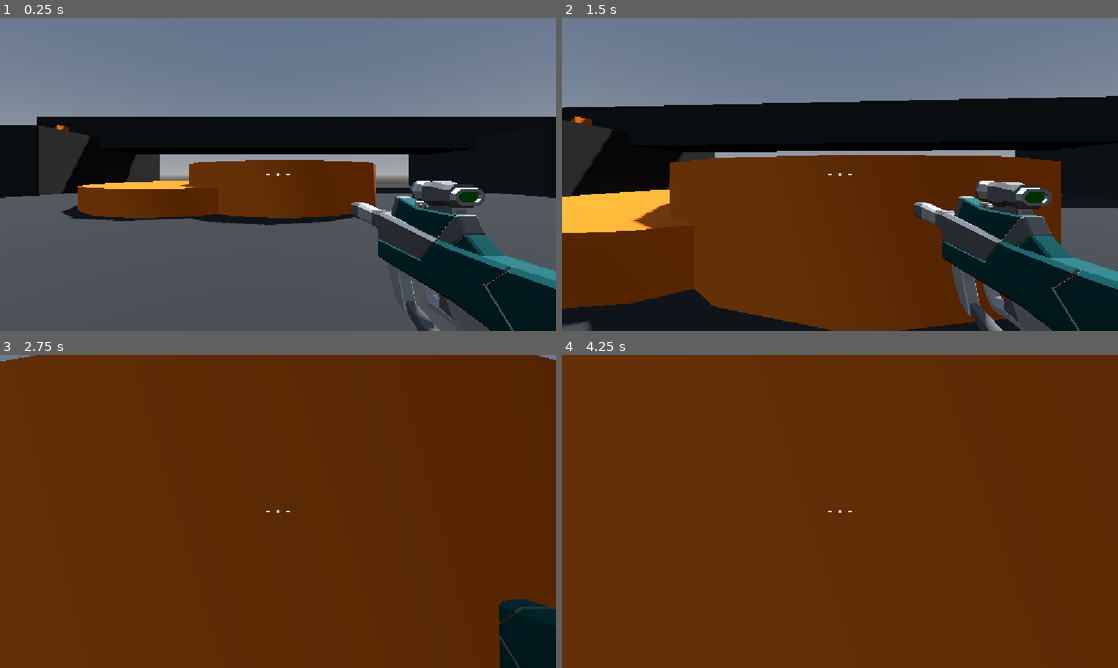
Above: before the commit, frames 1-4 (two rows, left to right).
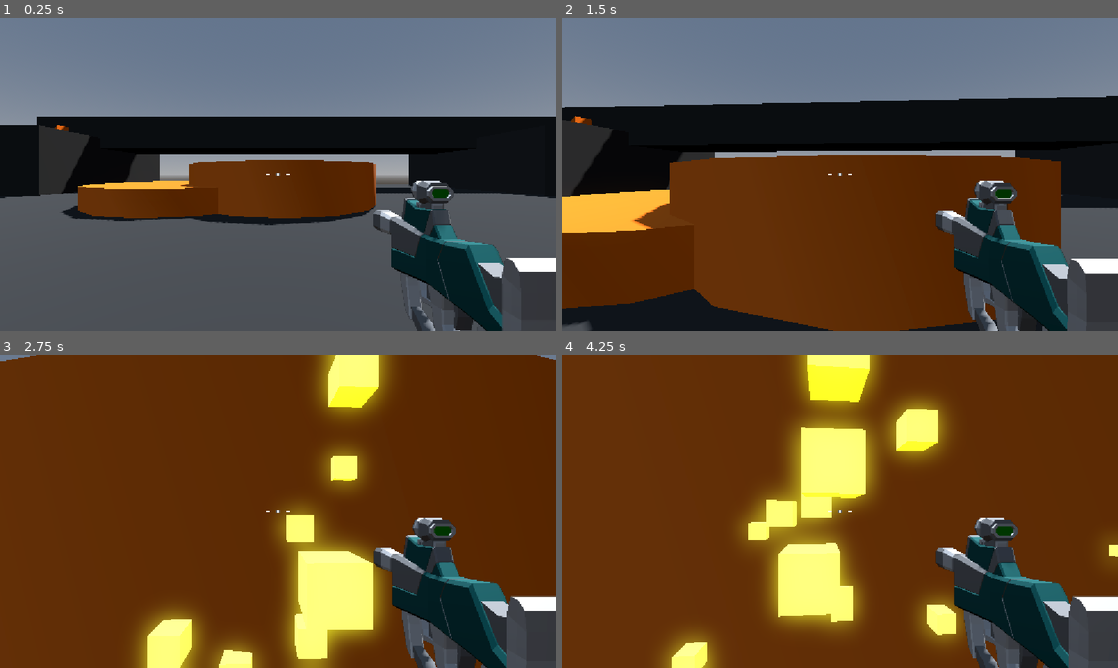
Above: after the commit, the same moments.

Repository: sylvainlap/gamedev.tv-robo-rampage
Game: Godot game, scene res://levels/sandbox.tscn
Two runs of this game, one before a commit and one after it. Both use one fixed random seed, a clock stepped at 60 frames per second and the inputs below.
Inputs (mouse positions are in pixels of both pictures, inside the frame that each line leads up to):
- Up to frame 1 (0.25 s): no input
- Up to frame 2 (1.5 s): tap Enter at 0.5 s; move the mouse to (867, 174) at 0.52 s; press the mouse at (867, 174) at 0.53 s; hold W (move_forward) from 0.53 s (still down); tap Space (jump) at 0.77 s; move the mouse to (812, 174) at 1.27 s; release the mouse at (812, 174) at 1.28 s; click (812, 174) at 1.35 s
- Up to frame 3 (2.75 s): keep holding W (move_forward); tap Space (jump) at 1.52 s; move the mouse to (289, 505) at 2.02 s; press the mouse at (289, 505) at 2.03 s
- Up to frame 4 (4.25 s): keep holding W (move_forward); move the mouse to (834, 517) at 2.77 s; release the mouse at (834, 517) at 2.78 s; click (834, 517) at 2.85 s; tap Space (jump) at 3.02, 3.77 s; move the mouse to (878, 514) at 3.52 s; press the mouse at (878, 514) at 3.53 s

The runs differ from the first frame. In frame 1, 6.5% of the frame differs, in the area x 63-100%, y 52-100%; in frame 2, 7.1%; in frame 3, 23%; in frame 4, 28%, in the area x 17-100%, y 0-100%.

Commit message:
feat(game): course 4.19 done

Diff:
--- a/enemy/enemy.gd
+++ b/enemy/enemy.gd
@@ -65,5 +65,4 @@
 
 
 func _attack() -> void:
-	print("attack")
 	_player.hitpoints -= attack_damage
--- a/levels/sandbox.tscn
+++ b/levels/sandbox.tscn
@@ -25,6 +25,7 @@
 
 [node name="DirectionalLight3D" type="DirectionalLight3D" parent="." unique_id=1334211551]
 transform = Transform3D(-0.8660254, -0.43301278, 0.25, 0, 0.49999997, 0.86602545, -0.50000006, 0.75, -0.43301266, 0, 0, 0)
+layers = 3
 shadow_enabled = true
 
 [node name="WorldEnvironment" type="WorldEnvironment" parent="." unique_id=265245340]
--- a/player/player.gd
+++ b/player/player.gd
@@ -11,11 +11,16 @@
 var _mouse_motion: Vector2 = Vector2.ZERO
 var hitpoints: int = max_hitpoints:
 	set(value):
+		if value < hitpoints:
+			damage_animation_player.stop()
+			damage_animation_player.play("take_damage")
 		hitpoints = value
 		if hitpoints <= 0:
-			get_tree().quit()
+			game_over_menu.game_over()
 
 @onready var camera_pivot: Node3D = $CameraPivot
+@onready var damage_animation_player: AnimationPlayer = $DamageTextureRect/DamageAnimationPlayer
+@onready var game_over_menu: Control = $GameOverMenu
 
 
 func _ready() -> void:
--- a/player/player.tscn
+++ b/player/player.tscn
@@ -4,10 +4,73 @@
 [ext_resource type="Script" uid="uid://fxsyr4f5it5d" path="res://player/smooth_camera.gd" id="2_rkbax"]
 [ext_resource type="Script" uid="uid://cnmpasqdeiymq" path="res://player/crosshair.gd" id="3_g1dw6"]
 [ext_resource type="PackedScene" uid="uid://0mecb5mbamv1" path="res://weapons/smg.tscn" id="3_yw30f"]
+[ext_resource type="Texture2D" uid="uid://cbspvtpub3ns1" path="res://assets/damage/damage.png" id="5_qjkh3"]
+[ext_resource type="PackedScene" uid="uid://b0rw7ediy33h8" path="res://uis/game_over_menu.tscn" id="6_g6k8r"]
 
 [sub_resource type="CapsuleMesh" id="CapsuleMesh_xgomg"]
 
 [sub_resource type="CapsuleShape3D" id="CapsuleShape3D_jfg3o"]
+
+[sub_resource type="Animation" id="Animation_qjkh3"]
+length = 0.001
+tracks/0/type = "value"
+tracks/0/imported = false
+tracks/0/enabled = true
+tracks/0/path = NodePath(".:scale")
+tracks/0/interp = 1
+tracks/0/loop_wrap = true
+tracks/0/keys = {
+"times": PackedFloat32Array(0),
+"transitions": PackedFloat32Array(1),
+"update": 0,
+"values": [Vector2(1, 1)]
+}
+tracks/1/type = "value"
+tracks/1/imported = false
+tracks/1/enabled = true
+tracks/1/path = NodePath(".:modulate")
+tracks/1/interp = 1
+tracks/1/loop_wrap = true
+tracks/1/keys = {
+"times": PackedFloat32Array(0),
+"transitions": PackedFloat32Array(1),
+"update": 0,
+"values": [Color(1, 1, 1, 0)]
+}
+
+[sub_resource type="Animation" id="Animation_g6k8r"]
+resource_name = "take_damage"
+length = 0.4
+tracks/0/type = "value"
+tracks/0/imported = false
+tracks/0/enabled = true
+tracks/0/path = NodePath(".:scale")
+tracks/0/interp = 1
+tracks/0/loop_wrap = true
+tracks/0/keys = {
+"times": PackedFloat32Array(0, 0.4),
+"transitions": PackedFloat32Array(-2, -2),
+"update": 0,
+"values": [Vector2(1, 1), Vector2(1.5, 1.5)]
+}
+tracks/1/type = "value"
+tracks/1/imported = false
+tracks/1/enabled = true
+tracks/1/path = NodePath(".:modulate")
+tracks/1/interp = 1
+tracks/1/loop_wrap = true
+tracks/1/keys = {
+"times": PackedFloat32Array(0, 0.4),
+"transitions": PackedFloat32Array(-2, -2),
+"update": 0,
+"values": [Color(1, 1, 1, 1), Color(1, 1, 1, 0)]
+}
+
+[sub_resource type="AnimationLibrary" id="AnimationLibrary_boad6"]
+_data = {
+&"RESET": SubResource("Animation_qjkh3"),
+&"take_damage": SubResource("Animation_g6k8r")
+}
 
 [node name="Player" type="CharacterBody3D" unique_id=1712695545 groups=["Player"]]
 script = ExtResource("1_oul6g")
@@ -26,9 +89,32 @@
 [node name="SmoothCamera" type="Camera3D" parent="CameraPivot" unique_id=1596995938]
 transform = Transform3D(1, 0, 0, 0, 1, 0, 0, 0, 1, 0, 1.5, 0)
 top_level = true
+cull_mask = 1
 script = ExtResource("2_rkbax")
 
 [node name="SMG" parent="CameraPivot/SmoothCamera" unique_id=2067759232 instance=ExtResource("3_yw30f")]
+
+[node name="RemoteTransform3D" type="RemoteTransform3D" parent="CameraPivot/SmoothCamera" unique_id=814174008]
+remote_path = NodePath("../../../SubViewportContainer/SubViewport/WeaponCamera")
+
+[node name="SubViewportContainer" type="SubViewportContainer" parent="." unique_id=446613062]
+anchors_preset = 15
+anchor_right = 1.0
+anchor_bottom = 1.0
+grow_horizontal = 2
+grow_vertical = 2
+stretch = true
+
+[node name="SubViewport" type="SubViewport" parent="SubViewportContainer" unique_id=105779980]
+transparent_bg = true
+handle_input_locally = false
+size = Vector2i(1152, 648)
+render_target_update_mode = 4
+
+[node name="WeaponCamera" type="Camera3D" parent="SubViewportContainer/SubViewport" unique_id=1370034073]
+transform = Transform3D(1, 0, 0, 0, 1, 0, 0, 0, 1, 0, 1.5, 0)
+cull_mask = 2
+fov = 40.0
 
 [node name="CenterContainer" type="CenterContainer" parent="." unique_id=790137399]
 anchors_preset = 15
@@ -40,3 +126,19 @@
 [node name="Crosshair" type="Control" parent="CenterContainer" unique_id=1102562565]
 layout_mode = 2
 script = ExtResource("3_g1dw6")
+
+[node name="DamageTextureRect" type="TextureRect" parent="." unique_id=579341126]
+modulate = Color(1, 1, 1, 0)
+anchors_preset = 15
+anchor_right = 1.0
+anchor_bottom = 1.0
+grow_horizontal = 2
+grow_vertical = 2
+pivot_offset = Vector2(576, 324)
+texture = ExtResource("5_qjkh3")
+
+[node name="DamageAnimationPlayer" type="AnimationPlayer" parent="DamageTextureRect" unique_id=252610839]
+libraries/ = SubResource("AnimationLibrary_boad6")
+
+[node name="GameOverMenu" parent="." unique_id=995280405 instance=ExtResource("6_g6k8r")]
+visible = false
--- /dev/null
+++ b/uis/game_over_menu.gd
@@ -0,0 +1,24 @@
+extends Control
+
+
+func game_over() -> void:
+	visible = true
+	Input.mouse_mode = Input.MOUSE_MODE_VISIBLE
+	get_tree().paused = true
+
+
+func _restart() -> void:
+	get_tree().paused = false
+	get_tree().reload_current_scene()
+
+
+func _quit() -> void:
+	get_tree().quit()
+
+
+func _on_restart_button_pressed() -> void:
+	_restart()
+
+
+func _on_quit_button_pressed() -> void:
+	_quit()
--- /dev/null
+++ b/uis/game_over_menu.tscn
@@ -0,0 +1,51 @@
+[gd_scene format=3 uid="uid://b0rw7ediy33h8"]
+
+[ext_resource type="FontFile" uid="uid://dy80lf0uklom7" path="res://assets/ttf/Staatliches-Regular.ttf" id="1_y4b84"]
+[ext_resource type="Script" uid="uid://wc1h8s6dd5gy" path="res://uis/game_over_menu.gd" id="2_uho2s"]
+
+[sub_resource type="Theme" id="Theme_44n5f"]
+default_font = ExtResource("1_y4b84")
+default_font_size = 64
+
+[sub_resource type="LabelSettings" id="LabelSettings_y4b84"]
+font_size = 96
+
+[node name="GameOverMenu" type="Control" unique_id=995280405]
+process_mode = 3
+layout_mode = 3
+anchors_preset = 15
+anchor_right = 1.0
+anchor_bottom = 1.0
+grow_horizontal = 2
+grow_vertical = 2
+theme = SubResource("Theme_44n5f")
+script = ExtResource("2_uho2s")
+
+[node name="CenterContainer" type="CenterContainer" parent="." unique_id=971470564]
+layout_mode = 1
+anchors_preset = 15
+anchor_right = 1.0
+anchor_bottom = 1.0
+grow_horizontal = 2
+grow_vertical = 2
+
+[node name="VBoxContainer" type="VBoxContainer" parent="CenterContainer" unique_id=1620478288]
+custom_minimum_size = Vector2(512, 0)
+layout_mode = 2
+
+[node name="Label" type="Label" parent="CenterContainer/VBoxContainer" unique_id=1062563077]
+layout_mode = 2
+text = "You dead"
+label_settings = SubResource("LabelSettings_y4b84")
+horizontal_alignment = 1
+
+[node name="RestartButton" type="Button" parent="CenterContainer/VBoxContainer" unique_id=1267948545]
+layout_mode = 2
+text = "Again"
+
+[node name="QuitButton" type="Button" parent="CenterContainer/VBoxContainer" unique_id=1041826758]
+layout_mode = 2
+text = "I'm done"
+
+[connection signal="pressed" from="CenterContainer/VBoxContainer/RestartButton" to="." method="_on_restart_button_pressed"]
+[connection signal="pressed" from="CenterContainer/VBoxContainer/QuitButton" to="." method="_on_quit_button_pressed"]
--- a/weapons/hitscan_weapon.gd
+++ b/weapons/hitscan_weapon.gd
@@ -5,6 +5,7 @@
 @export var recoil: float = 0.05
 @export var weapon_mesh: Node3D
 @export var muzzle_flash: GPUParticles3D
+@export var sparks_scene: PackedScene
 
 @onready var cooldown_timer: Timer = $CooldownTimer
 @onready var weapon_position: Vector3 = weapon_mesh.position
@@ -25,6 +26,8 @@
 	weapon_mesh.position.z += recoil
 	if ray_cast_3d.is_colliding():
 		var collider = ray_cast_3d.get_collider()
-		print(collider)
 		if collider is Enemy:
 			collider.hitpoints -= weapon_damage
+		var sparks = sparks_scene.instantiate()
+		add_child(sparks)
+		sparks.global_position = ray_cast_3d.get_collision_point()
--- a/weapons/hitscan_weapon.tscn
+++ b/weapons/hitscan_weapon.tscn
@@ -1,9 +1,11 @@
 [gd_scene format=3 uid="uid://cgvba5lrad1wk"]
 
 [ext_resource type="Script" uid="uid://djjk135by41d5" path="res://weapons/hitscan_weapon.gd" id="1_2hwtp"]
+[ext_resource type="PackedScene" uid="uid://k4kmigs1rsre" path="res://weapons/sparks.tscn" id="2_nnki3"]
 
 [node name="HitscanWeapon" type="Node3D" unique_id=2067759232]
 script = ExtResource("1_2hwtp")
+sparks_scene = ExtResource("2_nnki3")
 
 [node name="CooldownTimer" type="Timer" parent="." unique_id=1693484573]
 one_shot = true
--- a/weapons/smg.tscn
+++ b/weapons/smg.tscn
@@ -31,10 +31,38 @@
 muzzle_flash = NodePath("MuzzleFlash")
 
 [node name="SMG" parent="." index="1" unique_id=2024608351 instance=ExtResource("1_n4llf")]
-transform = Transform3D(1, 0, 0, 0, 1, 0, 0, 0, 1, 0.7, -0.35, -0.7)
+transform = Transform3D(1, 0, 0, 0, 1, 0, 0, 0, 1, 0.7, -0.35, -1.8)
+
+[node name="Suppressors_003" parent="SMG" index="0" unique_id=1549484638]
+layers = 2
+
+[node name="Part_024" parent="SMG" index="1" unique_id=1543389910]
+layers = 2
+
+[node name="Rail_009" parent="SMG" index="2" unique_id=1921680397]
+layers = 2
+
+[node name="Grip_017" parent="SMG" index="3" unique_id=442642927]
+layers = 2
+
+[node name="Charger_011" parent="SMG" index="4" unique_id=828181897]
+layers = 2
+
+[node name="Scope_016" parent="SMG" index="5" unique_id=653969750]
+layers = 2
+
+[node name="Part_029" parent="SMG" index="6" unique_id=32676197]
+layers = 2
+
+[node name="Part_030" parent="SMG" index="7" unique_id=1859269028]
+layers = 2
+
+[node name="Gun butt_012" parent="SMG" index="8" unique_id=1571169799]
+layers = 2
 
 [node name="MuzzleFlash" type="GPUParticles3D" parent="." index="3" unique_id=932740621]
-transform = Transform3D(1, 0, 0, 0, 1, 0, 0, 0, 1, 0.7, -0.3, -1.8)
+transform = Transform3D(1, 0, 0, 0, 1, 0, 0, 0, 1, 0.7, -0.3, -2.9)
+layers = 2
 material_override = SubResource("StandardMaterial3D_10eae")
 cast_shadow = 0
 emitting = false
@@ -45,3 +73,5 @@
 local_coords = true
 process_material = SubResource("ParticleProcessMaterial_xgomg")
 draw_pass_1 = SubResource("BoxMesh_jfg3o")
+
+[editable path="SMG"]
--- /dev/null
+++ b/weapons/sparks.tscn
@@ -0,0 +1,88 @@
+[gd_scene format=3 uid="uid://k4kmigs1rsre"]
+
+[sub_resource type="StandardMaterial3D" id="StandardMaterial3D_12wvm"]
+emission_enabled = true
+emission = Color(1, 1, 0, 1)
+emission_energy_multiplier = 3.0
+
+[sub_resource type="Curve" id="Curve_8mbhk"]
+_data = [Vector2(0, 1), 0.0, 0.0, 0, 0, Vector2(1, 0), 0.0, 0.0, 0, 0]
+point_count = 2
+
+[sub_resource type="CurveTexture" id="CurveTexture_12wvm"]
+curve = SubResource("Curve_8mbhk")
+
+[sub_resource type="ParticleProcessMaterial" id="ParticleProcessMaterial_8mbhk"]
+spread = 180.0
+initial_velocity_min = 1.0
+initial_velocity_max = 5.0
+scale_min = 0.5
+scale_curve = SubResource("CurveTexture_12wvm")
+
+[sub_resource type="BoxMesh" id="BoxMesh_8mbhk"]
+size = Vector3(0.1, 0.1, 0.1)
+
+[sub_resource type="Animation" id="Animation_8mbhk"]
+length = 0.001
+tracks/0/type = "value"
+tracks/0/imported = false
+tracks/0/enabled = true
+tracks/0/path = NodePath(".:emitting")
+tracks/0/interp = 1
+tracks/0/loop_wrap = true
+tracks/0/keys = {
+"times": PackedFloat32Array(0),
+"transitions": PackedFloat32Array(1),
+"update": 1,
+"values": [false]
+}
+
+[sub_resource type="Animation" id="Animation_12wvm"]
+resource_name = "spark"
+tracks/0/type = "value"
+tracks/0/imported = false
+tracks/0/enabled = true
+tracks/0/path = NodePath(".:emitting")
+tracks/0/interp = 1
+tracks/0/loop_wrap = true
+tracks/0/keys = {
+"times": PackedFloat32Array(0),
+"transitions": PackedFloat32Array(1),
+"update": 1,
+"values": [true]
+}
+tracks/1/type = "method"
+tracks/1/imported = false
+tracks/1/enabled = true
+tracks/1/path = NodePath(".")
+tracks/1/interp = 1
+tracks/1/loop_wrap = true
+tracks/1/keys = {
+"times": PackedFloat32Array(1),
+"transitions": PackedFloat32Array(1),
+"values": [{
+"args": [],
+"method": &"queue_free"
+}]
+}
+
+[sub_resource type="AnimationLibrary" id="AnimationLibrary_78rq0"]
+_data = {
+&"RESET": SubResource("Animation_8mbhk"),
+&"spark": SubResource("Animation_12wvm")
+}
+
+[node name="Sparks" type="GPUParticles3D" unique_id=1767143872]
+top_level = true
+material_override = SubResource("StandardMaterial3D_12wvm")
+cast_shadow = 0
+emitting = false
+lifetime = 0.5
+one_shot = true
+explosiveness = 1.0
+process_material = SubResource("ParticleProcessMaterial_8mbhk")
+draw_pass_1 = SubResource("BoxMesh_8mbhk")
+
+[node name="AnimationPlayer" type="AnimationPlayer" parent="." unique_id=718423735]
+libraries/ = SubResource("AnimationLibrary_78rq0")
+autoplay = &"spark"
Binary file added: assets/damage/damage.png
Not shown, added: assets/damage/damage.png.import
Binary file added: assets/ttf/Staatliches-Regular.ttf
Not shown, added: assets/ttf/Staatliches-Regular.ttf.import
Not shown, added: uis/game_over_menu.gd.uid
